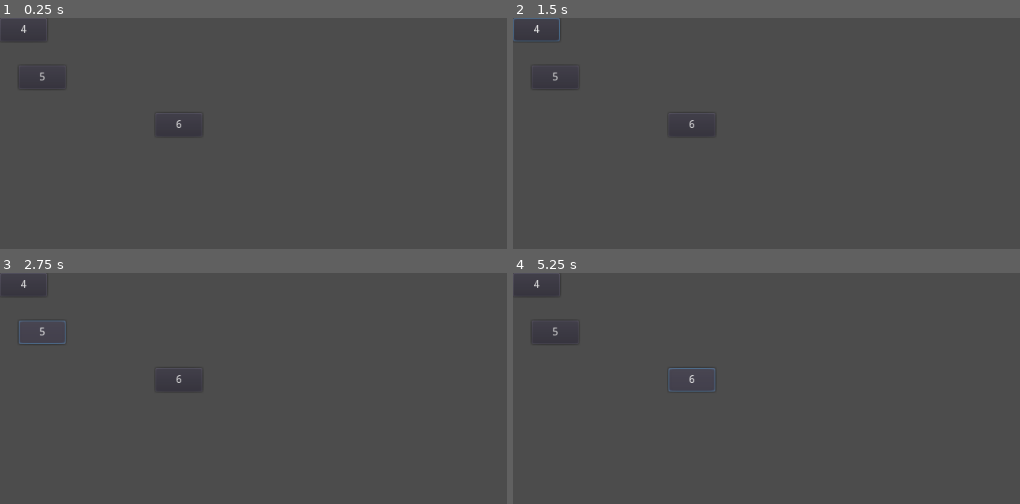
Above: before the commit, frames 1-4 (two rows, left to right).
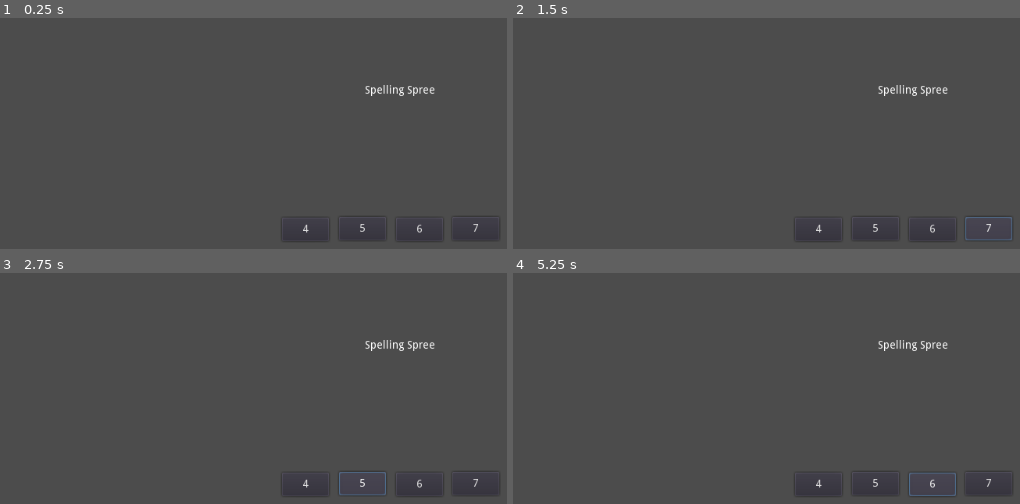
Above: after the commit, the same moments.

Repository: sugarvoid/spelling-spree
Game: Godot game, scene res://game/main_menu/main_menu.tscn
Two runs of this game, one before a commit and one after it. Both use one fixed random seed, a clock stepped at 60 frames per second and the inputs below. The project has no main scene, so this scene is started directly.
Inputs (mouse positions are in pixels of both pictures, inside the frame that each line leads up to):
- Up to frame 1 (0.25 s): no input
- Up to frame 2 (1.5 s): click "4" at 0.5 s; click (989, 228) at 1.25 s, where only the run after the commit has a clickable "7"
- Up to frame 3 (2.75 s): click "5" at 2 s
- Up to frame 4 (5.25 s): click "6" at 2.75 s; click "4" at 3.5 s; click "5" at 4.25 s; click "6" at 5 s

The runs differ from the first frame. In frame 1, 0.4% of the frame differs, in the area x 4-95%, y 3-94%; in frame 2, 0.6%; in frame 3, 0.7%, in the area x 3-95%, y 3-97%; in frame 4, 0.7%.

Commit message:
Add variables to game class

Diff:
--- a/game/game.gd
+++ b/game/game.gd
@@ -5,6 +5,10 @@
 	'a', 'b', 'c', 'd', 'e', 'f', 'g', 'h', 'i', 'j', 'k', 'l', 'm', 'n', 'o', 'p', 'q', 'r', 's', 't', 'u', 'v', 'w', 'x', 'y', 'z'
 	]
 
+onready var word_database: WordDatabase = get_node("WordDatabase")
+onready var word_display: WordDisplay = get_node("WordDisplay")
+onready var input_checker: InputChecker = get_node("InputChecker")
+onready var letter_bank: LetterBank = get_node("LetterBank")
 
 var word_length: int
 var avilible_letter: Array
@@ -14,9 +18,13 @@
 
 func _ready() -> void:
 	self._load_letter_array()
+	self._connect_signals()
 
+func _connect_signals() -> void:
+	input_checker.connect("letter_pressed", self, "_on_letter_pressed")
 
-
+func _on_letter_pressed(letter: String) -> void:
+	print(letter)
 
 func _load_letter_array() -> void:
 	self.avilible_letter.empty()
--- a/game/game.tscn
+++ b/game/game.tscn
@@ -14,7 +14,7 @@
 [node name="WordDatabase" type="Node" parent="."]
 script = ExtResource( 2 )
 
-[node name="Word" parent="." instance=ExtResource( 1 )]
+[node name="WordDisplay" parent="." instance=ExtResource( 1 )]
 margin_left = 341.0
 margin_top = 368.0
 margin_right = 677.0
--- a/game/input_checker.gd
+++ b/game/input_checker.gd
@@ -1,3 +1,4 @@
+class_name InputChecker
 extends Node
 
 
@@ -20,8 +21,9 @@
 	## return array
 
 func _unhandled_input(event: InputEvent) -> void:
-	if event is InputEventKey and event.is_pressed():
+	if event is InputEventKey and !event.is_pressed():
 		var key_typed = OS.get_scancode_string(event.scancode).to_lower()
 		if LETTERS.has(key_typed):
+			self.emit_signal("letter_pressed", key_typed)
 			print(str("Letter[", key_typed, "] was pressed."))
 		# print(key_typed.to_lower())
--- a/game/letter_bank/letter_bank.gd
+++ b/game/letter_bank/letter_bank.gd
@@ -1,3 +1,4 @@
+class_name LetterBank
 extends GridContainer
 
 
--- a/game/main_menu/main_menu.gd
+++ b/game/main_menu/main_menu.gd
@@ -8,7 +8,5 @@
 	pass
 
 
-
-
 func _set_game_word_length() -> void:
 	GameData.word_length_selection = self._game_letter_length
--- a/game/main_menu/main_menu.tscn
+++ b/game/main_menu/main_menu.tscn
@@ -6,20 +6,36 @@
 script = ExtResource( 1 )
 
 [node name="Button" type="Button" parent="."]
-margin_right = 60.0
-margin_bottom = 30.0
+margin_left = 361.0
+margin_top = 256.0
+margin_right = 421.0
+margin_bottom = 286.0
 text = "4"
 
 [node name="Button2" type="Button" parent="."]
-margin_left = 24.0
-margin_top = 61.0
-margin_right = 84.0
-margin_bottom = 91.0
+margin_left = 434.0
+margin_top = 255.0
+margin_right = 494.0
+margin_bottom = 285.0
 text = "5"
 
 [node name="Button3" type="Button" parent="."]
-margin_left = 199.0
-margin_top = 122.0
-margin_right = 259.0
-margin_bottom = 152.0
+margin_left = 507.0
+margin_top = 256.0
+margin_right = 567.0
+margin_bottom = 286.0
 text = "6"
+
+[node name="Button4" type="Button" parent="."]
+margin_left = 579.0
+margin_top = 255.0
+margin_right = 639.0
+margin_bottom = 285.0
+text = "7"
+
+[node name="Label" type="Label" parent="."]
+margin_left = 467.0
+margin_top = 86.0
+margin_right = 561.0
+margin_bottom = 100.0
+text = "Spelling Spree "
--- a/game/word/word.gd
+++ b/game/word/word.gd
@@ -1,4 +1,4 @@
-class_name Word
+class_name WordDisplay
 extends HBoxContainer
 
 const p_LetterBlock: PackedScene = preload("res://game/letter_block.tscn")
@@ -14,6 +14,7 @@
 	self.word_length = n
 	self._add_children()
 
+
 func _add_children() -> void:
 	for l in word_length:
 		var new_letter = p_LetterBlock.instance()
--- a/game/word/word.tscn
+++ b/game/word/word.tscn
@@ -3,7 +3,7 @@
 [ext_resource path="res://game/word/word.gd" type="Script" id=1]
 [ext_resource path="res://game/letter_block.tscn" type="PackedScene" id=2]
 
-[node name="Word" type="HBoxContainer"]
+[node name="WordDisplay" type="HBoxContainer"]
 margin_right = 200.0
 margin_bottom = 66.0
 script = ExtResource( 1 )
--- a/project.godot
+++ b/project.godot
@@ -9,25 +9,37 @@
 config_version=4
 
 _global_script_classes=[ {
+"base": "Node",
+"class": "InputChecker",
+"language": "GDScript",
+"path": "res://game/input_checker.gd"
+}, {
+"base": "GridContainer",
+"class": "LetterBank",
+"language": "GDScript",
+"path": "res://game/letter_bank/letter_bank.gd"
+}, {
 "base": "TextureRect",
 "class": "LetterBlock",
 "language": "GDScript",
 "path": "res://game/letter_block.gd"
 }, {
-"base": "HBoxContainer",
-"class": "Word",
-"language": "GDScript",
-"path": "res://game/word/word.gd"
-}, {
 "base": "Node",
 "class": "WordDatabase",
 "language": "GDScript",
 "path": "res://game/word_database.gd"
+}, {
+"base": "HBoxContainer",
+"class": "WordDisplay",
+"language": "GDScript",
+"path": "res://game/word/word.gd"
 } ]
 _global_script_class_icons={
+"InputChecker": "",
+"LetterBank": "",
 "LetterBlock": "",
-"Word": "",
-"WordDatabase": ""
+"WordDatabase": "",
+"WordDisplay": ""
 }
 
 [application]
